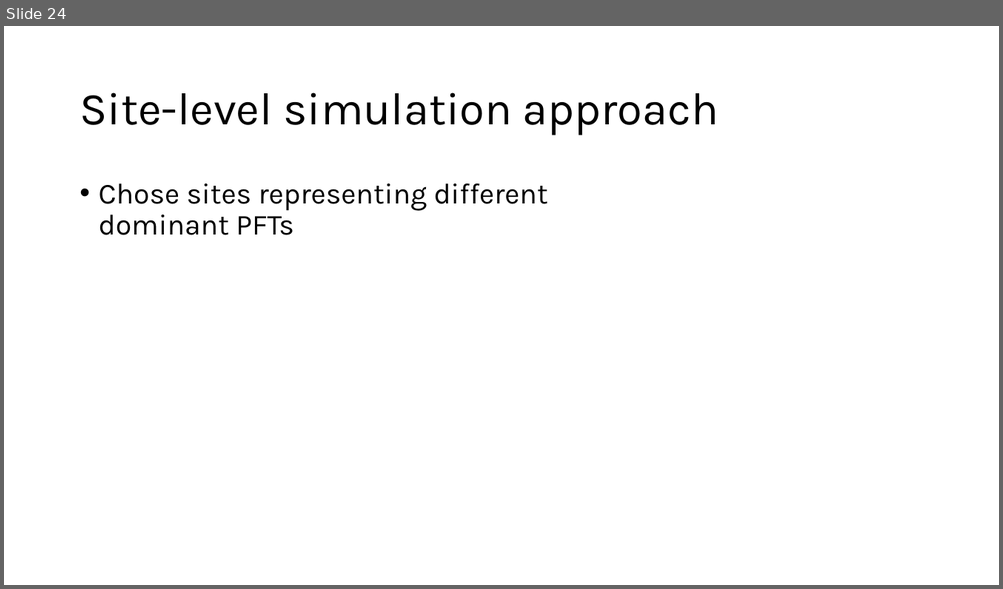
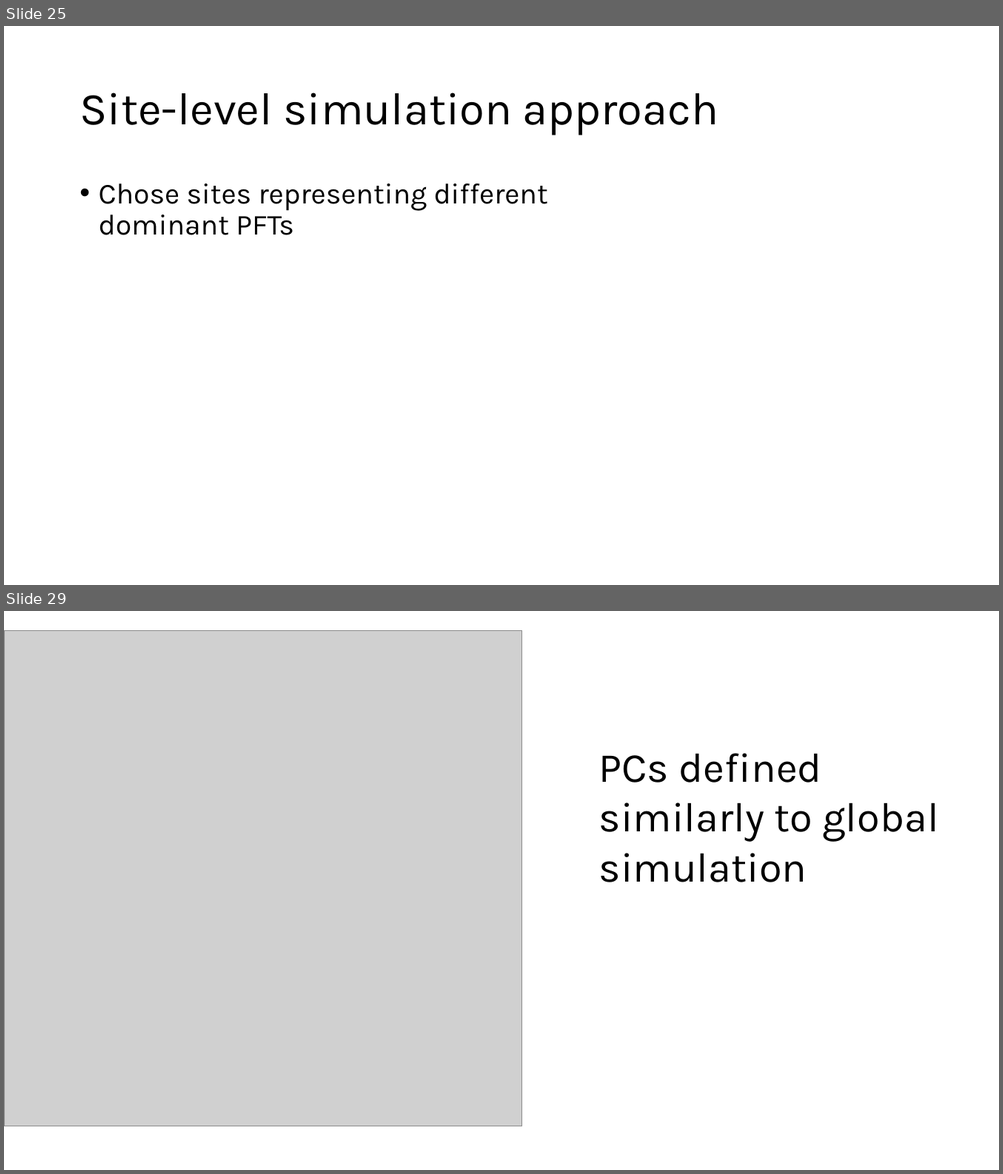
Before and after one commit to SmithEcophysLab/esa_2026, a slide deck: src/esa2026_optphoto_smith.pptx. Shown one above the other, each under a label of ours: slide 24 before the commit, slides 25 and 29 after it; the slides between them are not shown. The pictures are 1003x589 and 1003x1174 pixels, drawn with LibreOffice and Linux fonts; fonts in the diff are those of the drawing; grey boxes stand for pictures. Boxes give left, top, right and bottom in pixels: in the first picture for what was removed or moved away, otherwise in the second. Text is boxed around its words. In the diff, an @@ line names an element or a change of style, - is before the commit and + after.

```diff
--- a/src/esa2026_optphoto_smith.pptx
+++ b/src/esa2026_optphoto_smith.pptx
@@ slide 29 added at (4, 611, 999, 1170), background #FFFFFF @@
@@ picture added at (4, 630, 522, 1127) @@
@@ text added at (599, 753, 938, 883), 40 pt, text #000000 @@
+PCs defined similarly to global simulation
@@ what was slide 24 is now slide 25 @@
```
Also in this commit, not shown: 6 slides changed, 3 other slides added, 1 slide removed, 1 other file.
